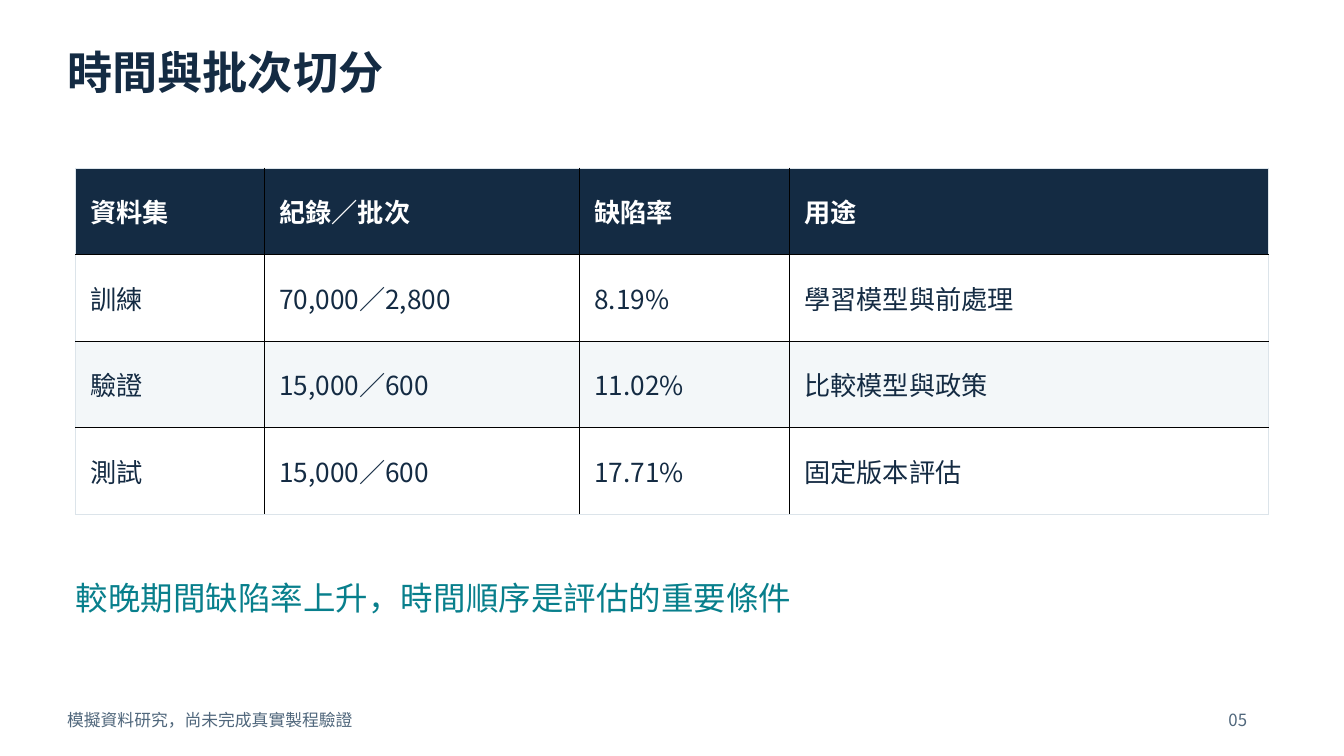
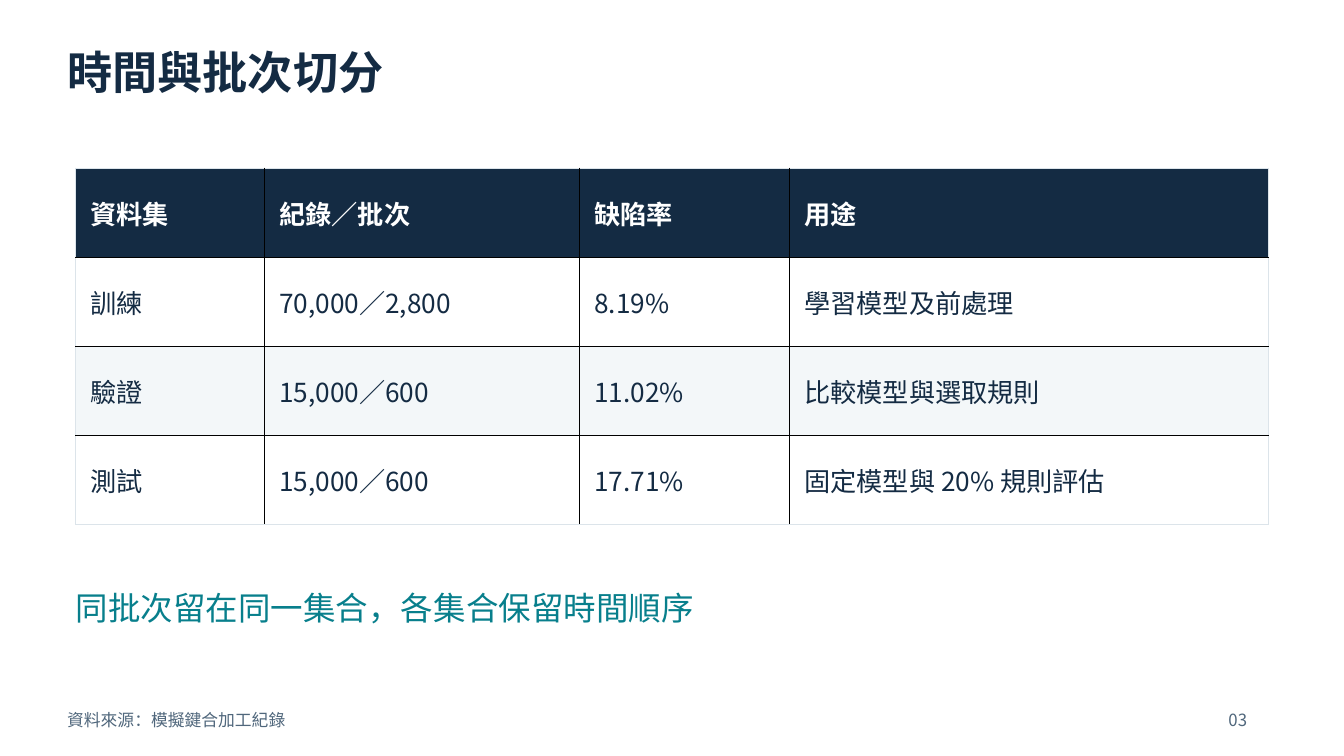
Before and after one commit to chelsietao/soic-bonding-quality-risk-prediction, a slide deck: slide 3 of presentations/SoIC_Process_Engineer_Briefing_ZH.pptx (slide 5 before the commit). Drawn at 1344x756 pixels with LibreOffice and Linux fonts; fonts in the diff are those of the drawing. Boxes give left, top, right and bottom in pixels: in the first picture for what was removed or moved away, otherwise in the second. Text is boxed around its words. In the diff, an @@ line names an element or a change of style, - is before the commit and + after.

```diff
--- a/presentations/SoIC_Process_Engineer_Briefing_ZH.pptx
+++ b/presentations/SoIC_Process_Engineer_Briefing_ZH.pptx
@@ table at <box>76,168,1268,525</box> @@
-row 2, column 4: 學習模型與前處理
+row 2, column 4: 學習模型及前處理
-row 3, column 4: 比較模型與政策
+row 3, column 4: 比較模型與選取規則
-row 4, column 4: 固定版本評估
+row 4, column 4: 固定模型與 20% 規則評估
@@ text at <box>76,592,694,624</box>: text changed @@
-較晚期間缺陷率上升，時間順序是評估的重要條件
+同批次留在同一集合，各集合保留時間順序
@@ text at <box>67,712,285,728</box>: text changed @@
-模擬資料研究，尚未完成真實製程驗證
+資料來源：模擬鍵合加工紀錄
@@ text at <box>1228,713,1247,726</box>: text changed @@
-05
+03
```
Also in this commit, not shown: 3 other slides changed, 20 slides added, 16 slides removed, 13 other files.
